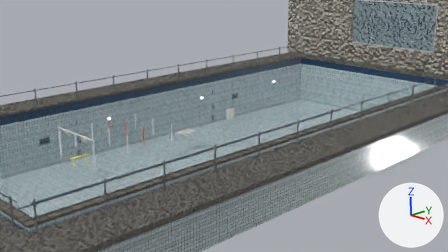
Two versions of the Blender file auvs/stonefish_sim/data/pool_scene.blend, one commit apart.
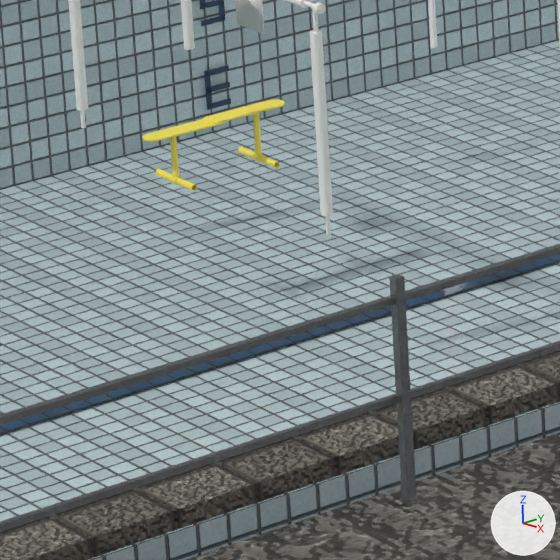
The first picture shows the older version from the file's camera 'PoolCamera'. The close-ups show the older and then the newer version on the part from 11% to 28% of the width and 55% to 86% of the height of that picture. Only the edits that show in the close-ups are written down. Lighting does not change. The marker at lower right points along +X, +Y and +Z.

Names of what the first close-up shows: 'Gate', 'Marker', 'pool_band', 'pool_coping', 'pool_deck', 'pool_stainless', 'pool_tile' and 2 more.
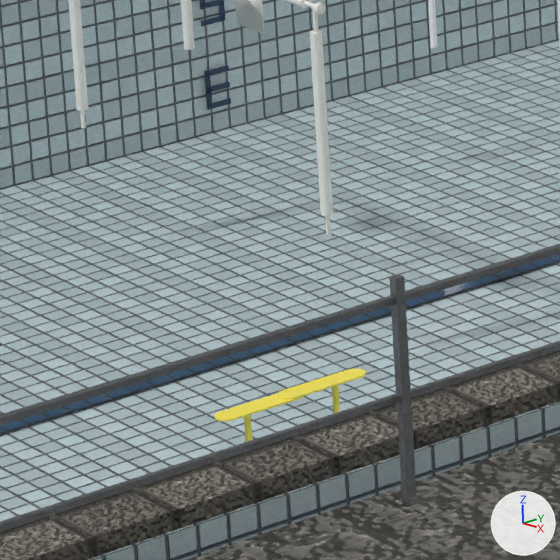
What differs and where, as boxes [x1, y1, x2, y2] in the close-ups (560 x 560 px):
'Marker', moved: before [143, 99, 285, 191]; after [215, 369, 366, 442]

Edits to the bpy script that builds the scene:
```text
Change ob_marker:
    ob_marker.location: (-3.0, 3.0, -2.75) -> (-0.576, 1.937, -3.695)
```
